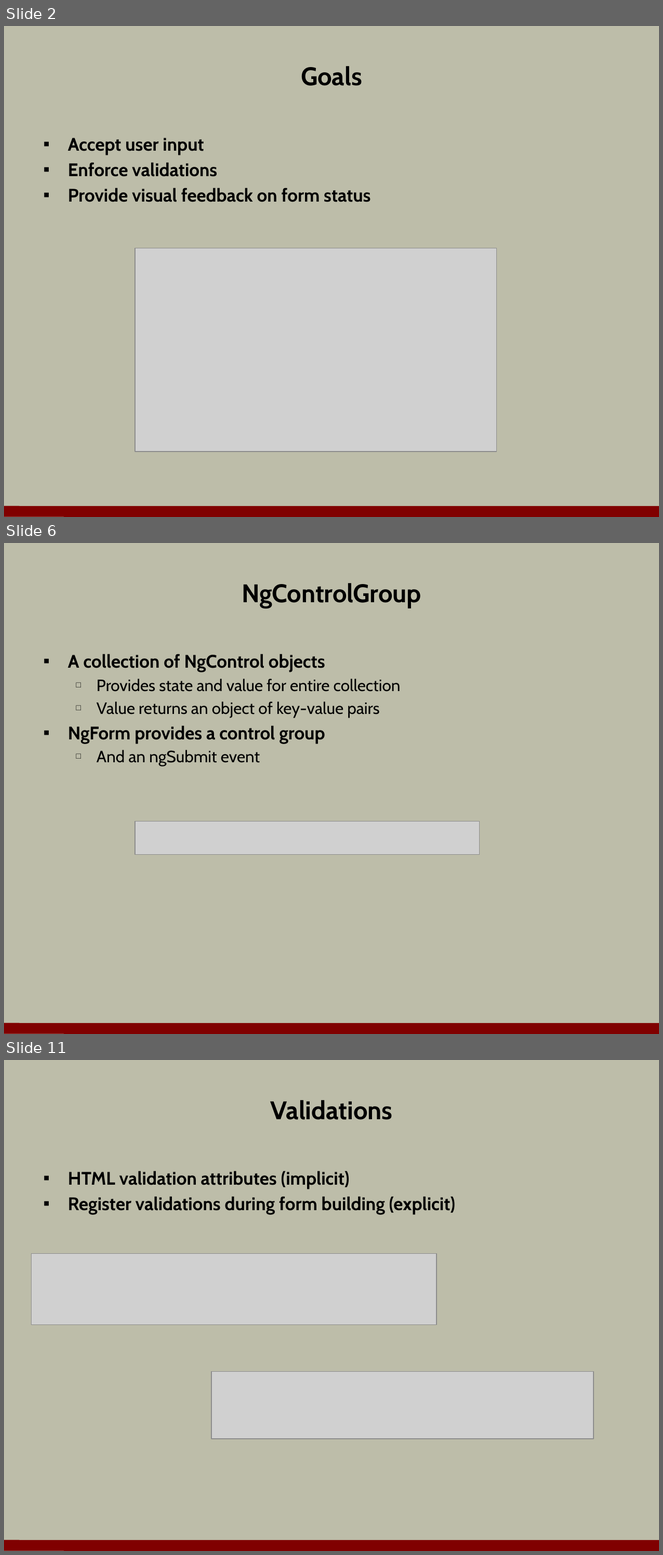
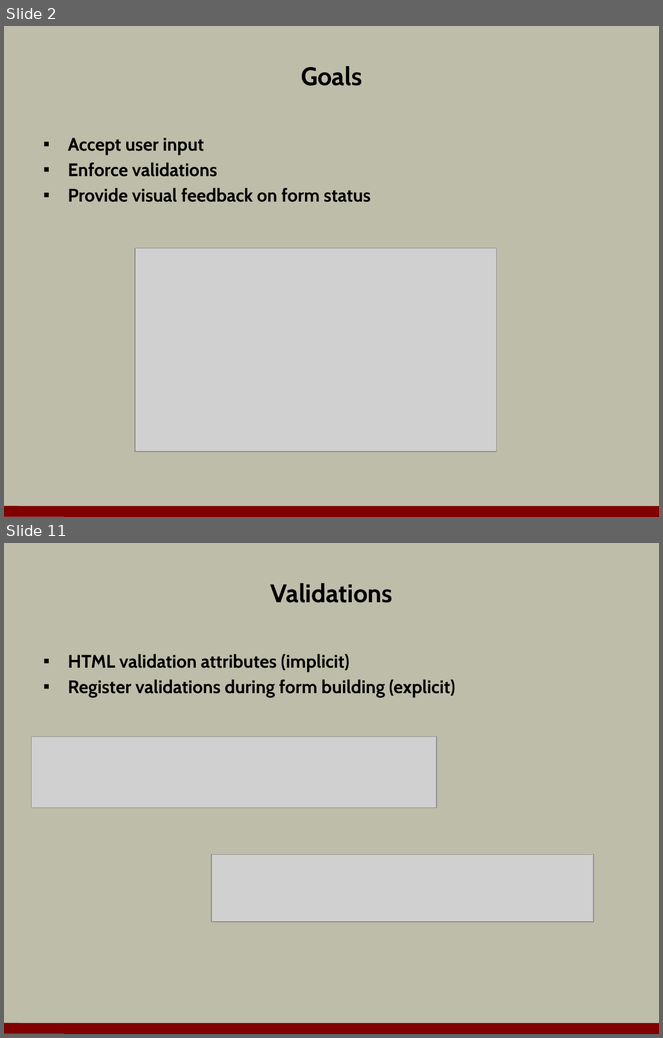
Before and after one commit to OdeToCode/classes, a slide deck: angular2/slides/06_forms.pptx. Shown one above the other, each under a label of ours: slides 2, 6 and 11 before the commit, slides 2 and 11 after it; the slides between them are not shown. The pictures are 663x1555 and 663x1038 pixels, drawn with LibreOffice and Linux fonts; fonts in the diff are those of the drawing; grey boxes stand for pictures; background and template pictures are left out. Boxes give left, top, right and bottom in pixels: in the first picture for what was removed or moved away, otherwise in the second. Text is boxed around its words. In the diff, an @@ line names an element or a change of style, - is before the commit and + after.

```diff
--- a/angular2/slides/06_forms.pptx
+++ b/angular2/slides/06_forms.pptx
@@ slide 6 removed at [4, 543, 659, 1034], background #BDBDA9; not listed: 1 template element that a slide beside it also shows @@
@@ title removed at [242, 583, 421, 608] @@
-NgControlGroup
@@ text removed at [68, 654, 401, 766] @@
-▪ A collection of NgControl objects
-  □ Provides state and value for entire collection
-  □ Value returns an object of key-value pairs
-▪ NgForm provides a control group
-  □ And an ngSubmit event
@@ picture removed at [135, 822, 480, 855] @@
```
Also in this commit, not shown: 3 slides changed, 7 slides added, 8 other slides removed.
